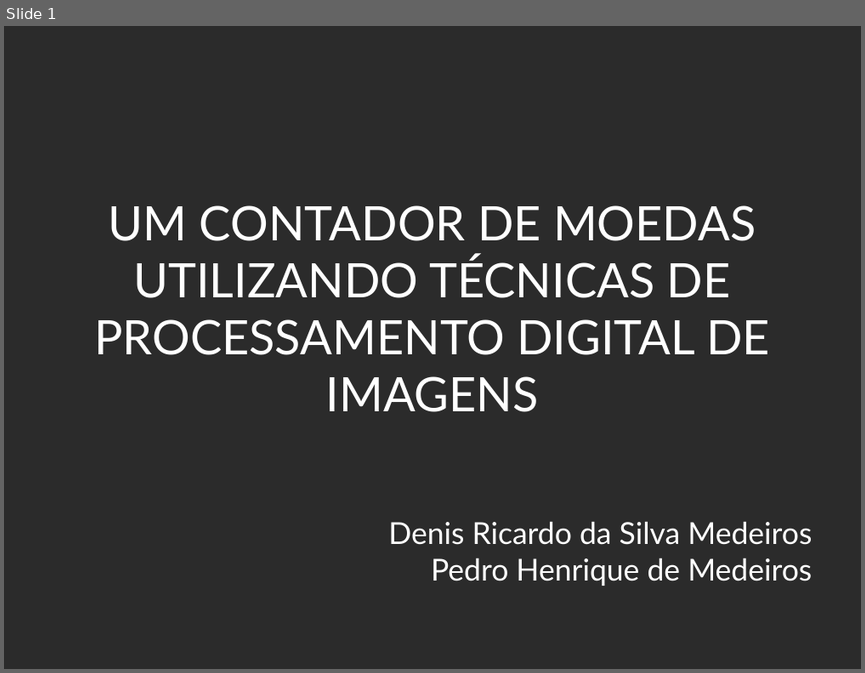
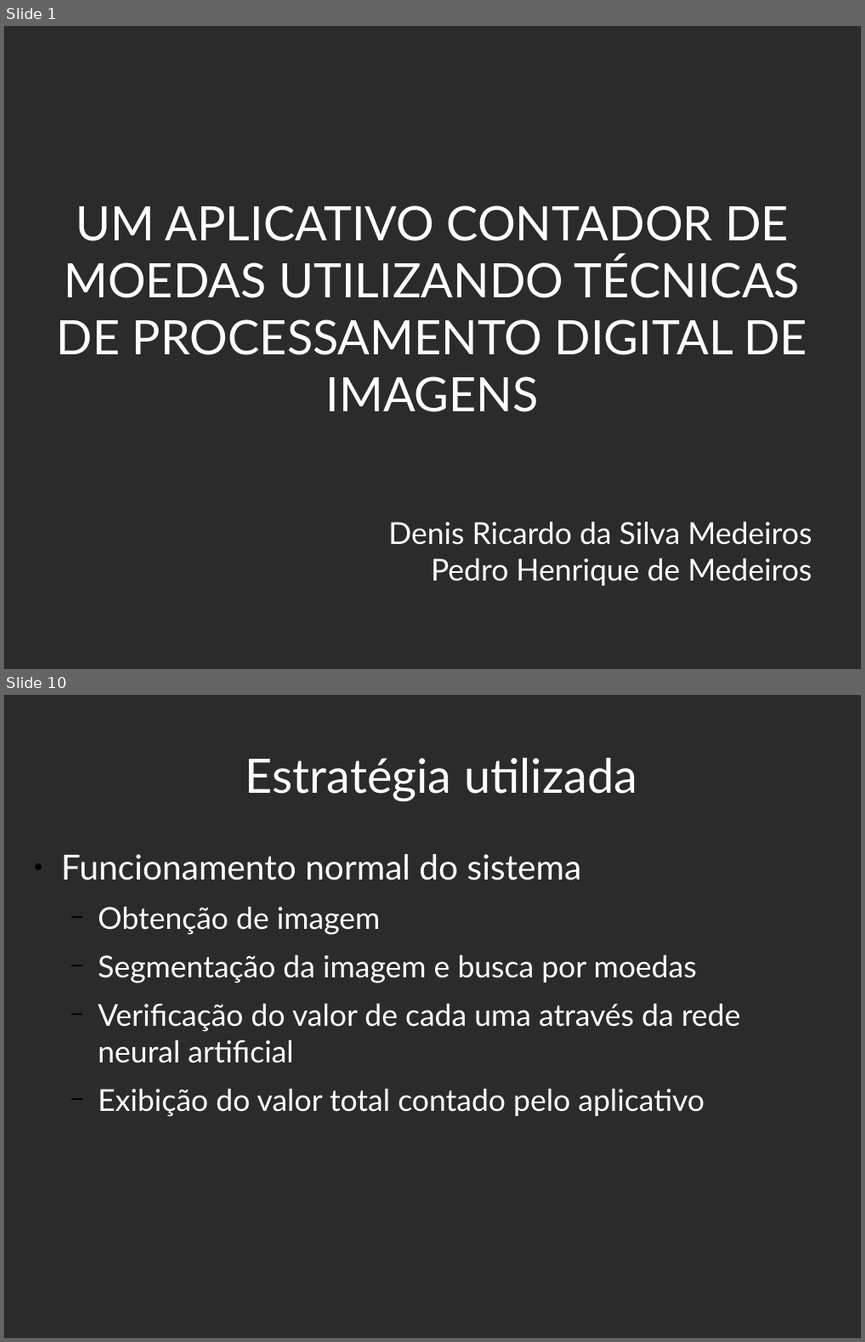
Before and after one commit to PedroHenriqueMedeiros/PedroHenriqueMedeiros.github.io, a slide deck: DCA0445/src/projetofinal/apresentacao.odp. Shown one above the other, each under a label of ours: slide 1 before the commit, slides 1 and 10 after it; the slides between them are not shown. The pictures are 865x673 and 865x1342 pixels, drawn with LibreOffice and Linux fonts; fonts in the diff are those of the drawing; background and template pictures are left out; a plain dark background stands for a picture behind light text. Boxes give left, top, right and bottom in pixels: in the first picture for what was removed or moved away, otherwise in the second. Text is boxed around its words. In the diff, an @@ line names an element or a change of style, - is before the commit and + after.

```diff
--- a/DCA0445/src/projetofinal/apresentacao.odp
+++ b/DCA0445/src/projetofinal/apresentacao.odp
@@ slide 10 added at [4,695,861,1338], background picture (left out) @@
@@ title added at [245,758,637,801], 44 pt, text #FFFFFF @@
+Estratégia utilizada
@@ text added at [61,854,741,1117], 28 pt, text #FFFFFF @@
+● Funcionamento normal do sistema
+  − Obtenção de imagem
+  − Segmentação da imagem e busca por moedas
+  − Verificação do valor de cada uma através da rede neural artificial
+  − Exibição do valor total contado pelo aplicativo
@@ slide 1 changed as well @@
@@ title at [57,205,808,412]: text changed @@
-UM CONTADOR DE MOEDAS UTILIZANDO TÉCNICAS DE PROCESSAMENTO DIGITAL DE IMAGENS
+UM APLICATIVO CONTADOR DE MOEDAS UTILIZANDO TÉCNICAS DE PROCESSAMENTO DIGITAL DE IMAGENS
```
Also in this commit, not shown: 1 other slide changed, 22 other slides added, 4 other files.
